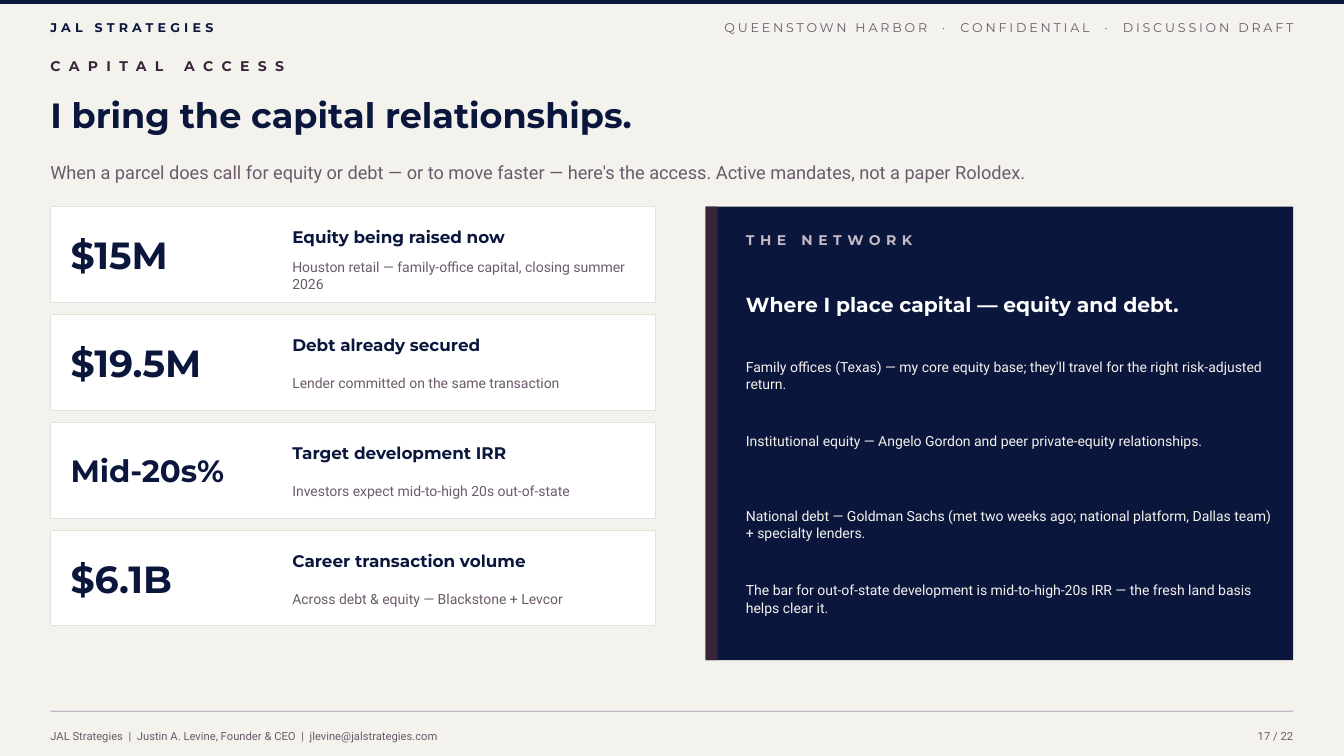
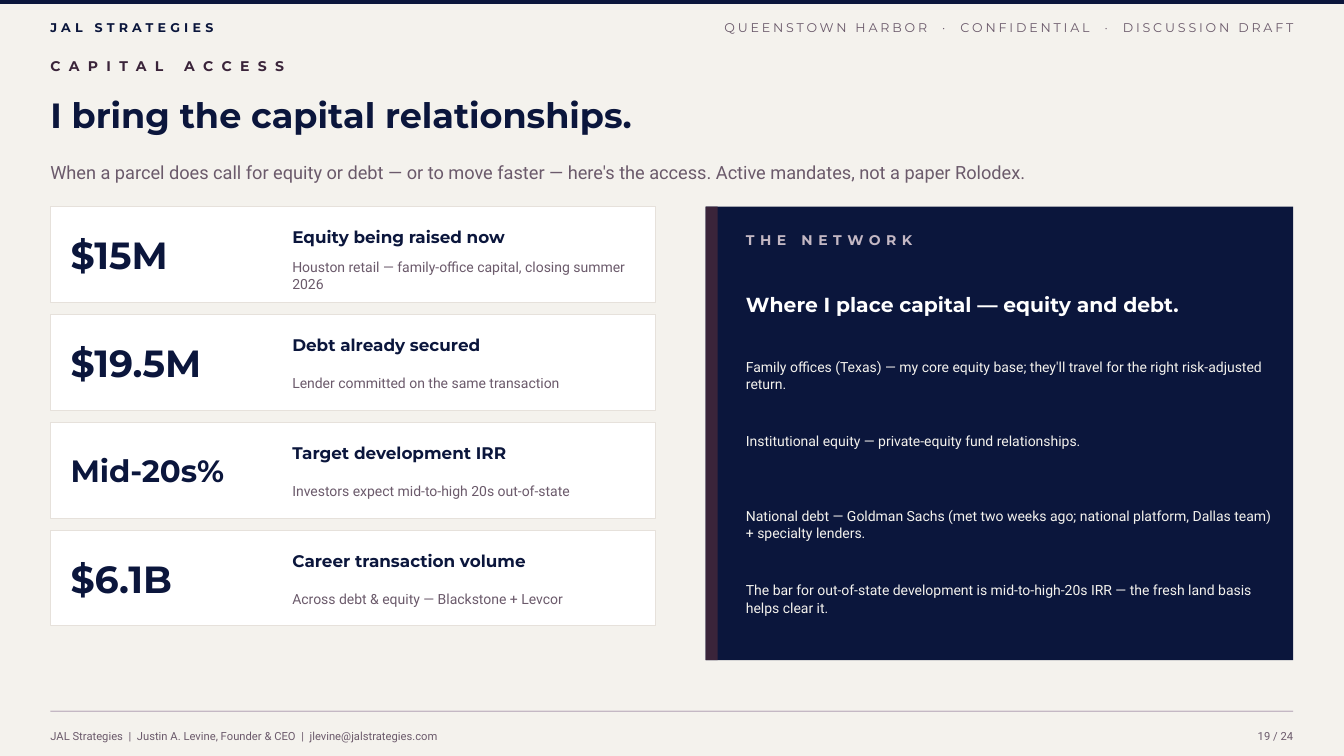
Before and after one commit to jlevine711/Apex, a slide deck: slide 19 of JAL_Queenstown_Harbor_Proposal.pptx (slide 17 before the commit). Drawn at 1344x756 pixels with LibreOffice and Linux fonts; fonts in the diff are those of the drawing. Boxes give left, top, right and bottom in pixels: in the first picture for what was removed or moved away, otherwise in the second. Text is boxed around its words. In the diff, an @@ line names an element or a change of style, - is before the commit and + after.

```diff
--- a/JAL_Queenstown_Harbor_Proposal.pptx
+++ b/JAL_Queenstown_Harbor_Proposal.pptx
@@ text at (746,435,1081,449): text changed @@
-Institutional equity — Angelo Gordon and peer private-equity relationships.
+Institutional equity — private-equity fund relationships.
@@ text at (1258,732,1294,740): text changed @@
-17 / 22
+19 / 24
```
Also in this commit, not shown: 20 other slides changed, 2 slides added, 4 other files.
